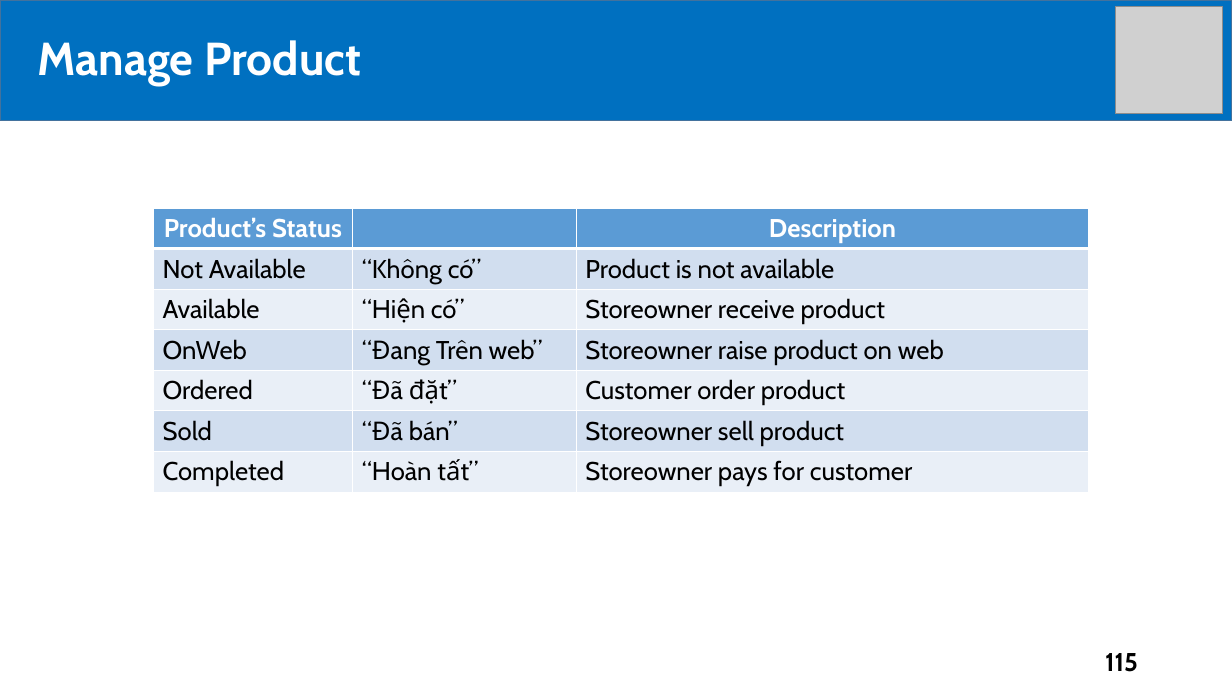
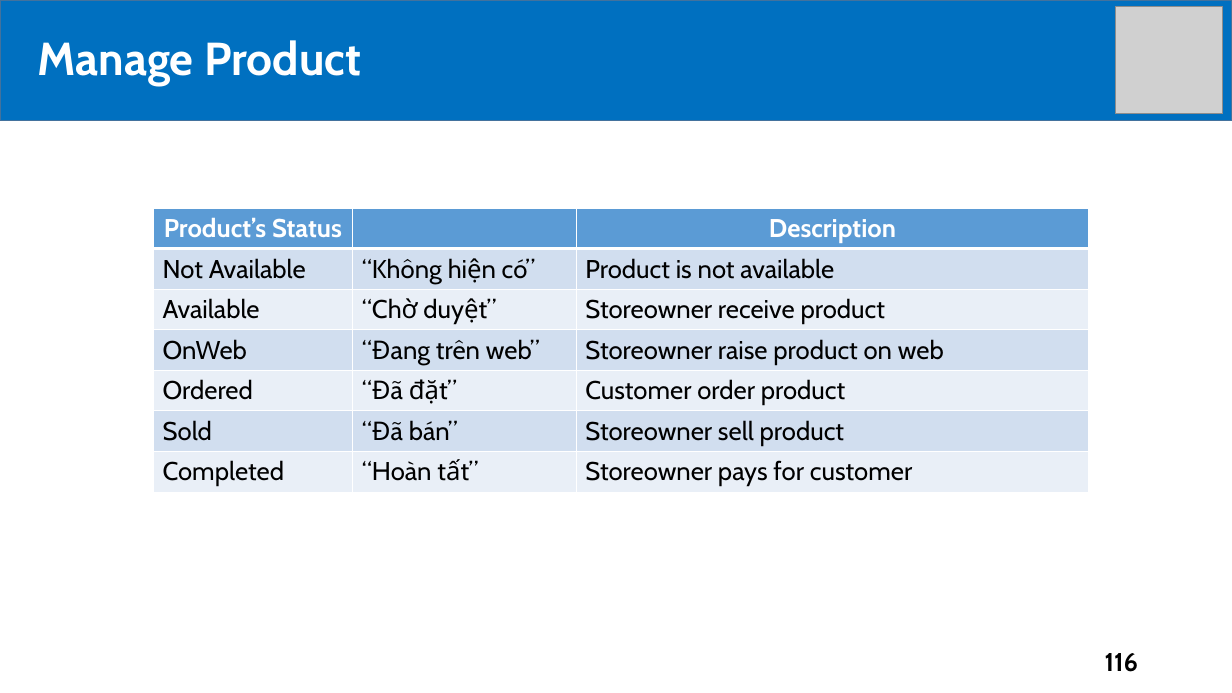
Before and after one commit to tiendan3108/CP, a slide deck: slide 116 of Source/Presentation/PreFinalPresentation.pptx (slide 115 before the commit). Drawn at 1232x693 pixels with LibreOffice and Linux fonts; fonts in the diff are those of the drawing; grey boxes stand for pictures. Boxes give left, top, right and bottom in pixels: in the first picture for what was removed or moved away, otherwise in the second. Text is boxed around its words. In the diff, an @@ line names an element or a change of style, - is before the commit and + after.

Commit message:
update

```diff
--- a/Source/Presentation/PreFinalPresentation.pptx
+++ b/Source/Presentation/PreFinalPresentation.pptx
@@ table at (153, 208, 1090, 519) @@
-row 2, column 2: “Không có”
+row 2, column 2: “Không hiện có”
-row 3, column 2: “Hiện có”
+row 3, column 2: “Chờ duyệt”
-row 4, column 2: “Đang Trên web”
+row 4, column 2: “Đang trên web”
@@ page number at (1105, 653, 1138, 672): text changed @@
-115
+116
```
Also in this commit, not shown: 11 other slides changed, 9 slides added, 3 slides removed.
